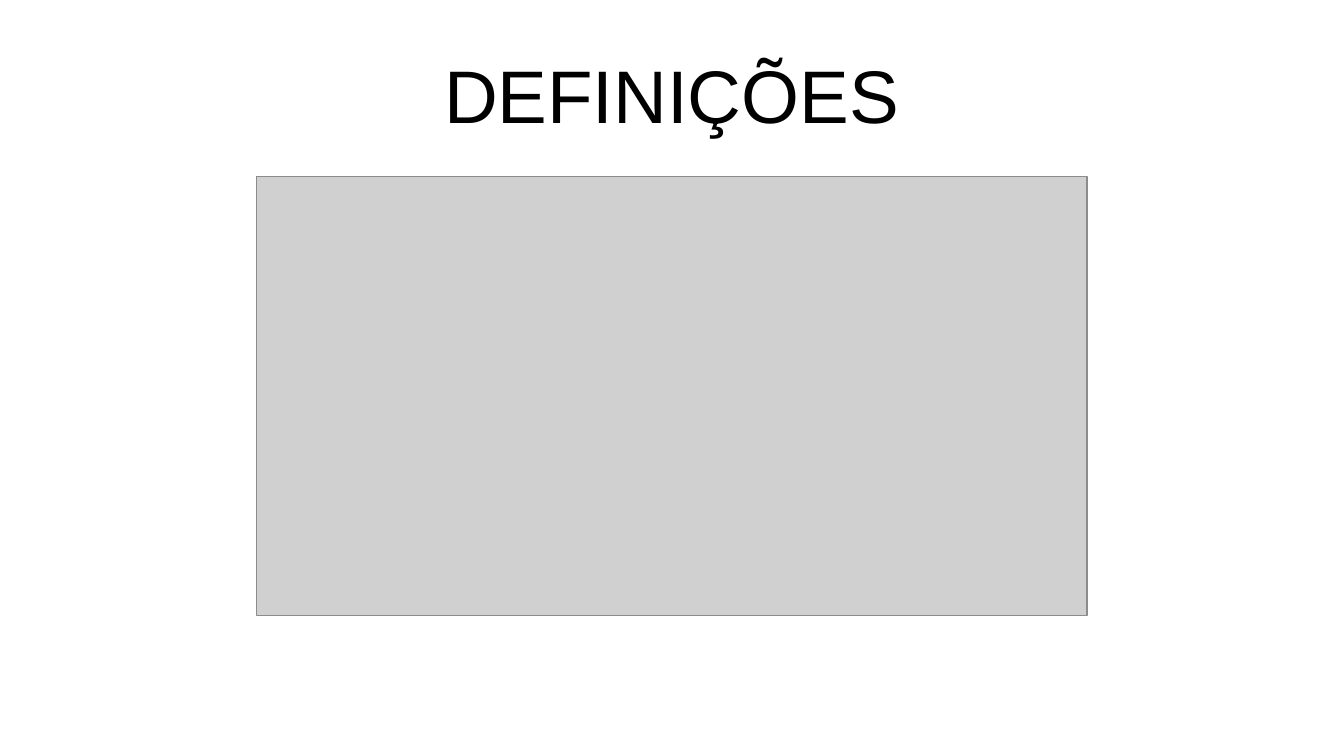
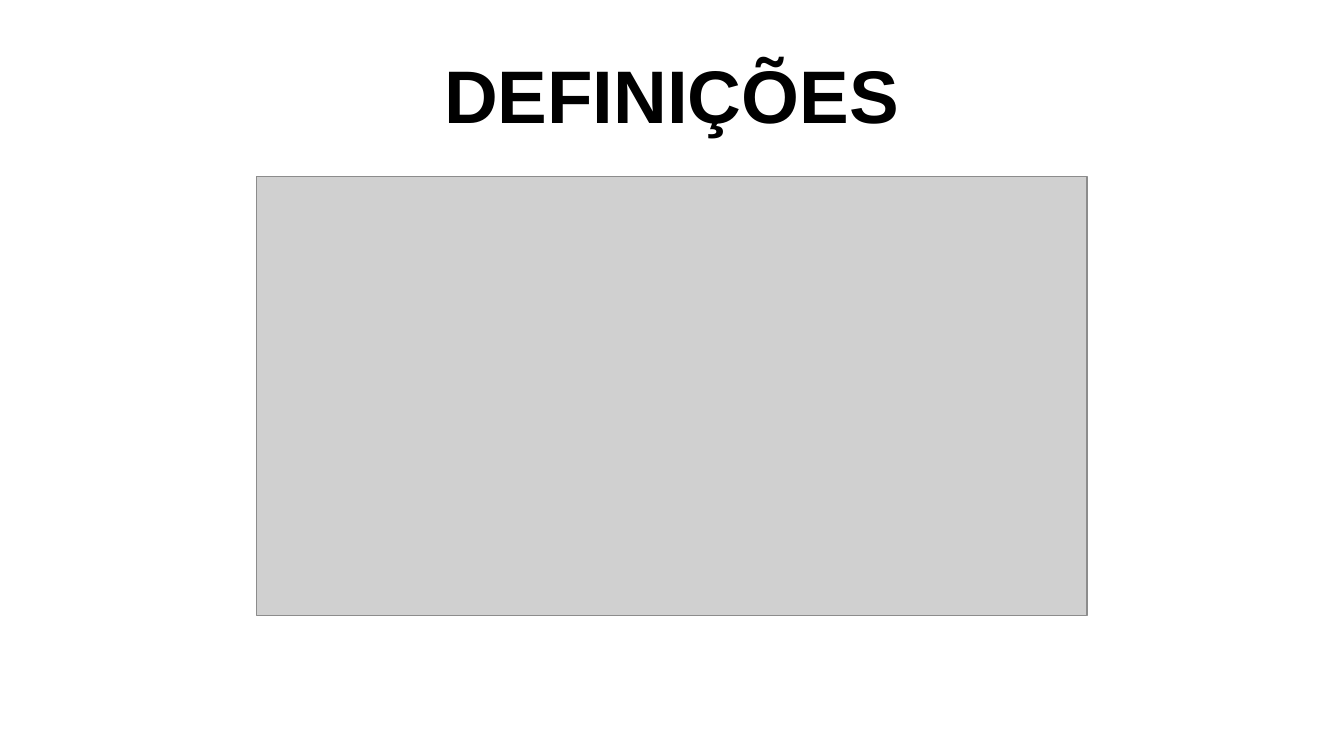
Before and after one commit to itacirgabral/specjs, a slide deck: slide 5 of apres.odp. Drawn at 1344x756 pixels with LibreOffice and Linux fonts; fonts in the diff are those of the drawing; grey boxes stand for pictures. Boxes give left, top, right and bottom in pixels: in the first picture for what was removed or moved away, otherwise in the second. Text is boxed around its words. In the diff, an @@ line names an element or a change of style, - is before the commit and + after.

```diff
--- a/apres.odp
+++ b/apres.odp
@@ title "DEFINIÇÕES" at (444, 64, 899, 137): bold on @@
```
Also in this commit, not shown: 1 other slide changed, 1 slide added, 23 other files.
